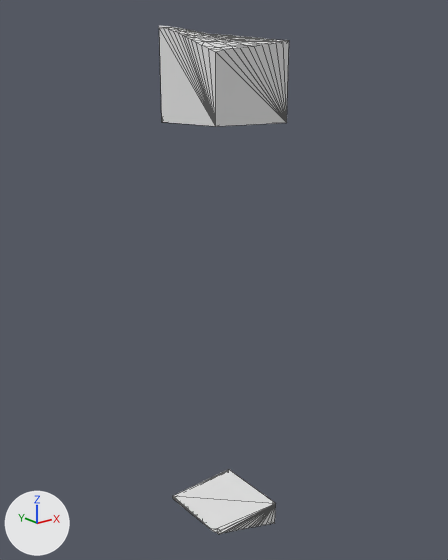
An edit to the glTF model assets/terrain/surface_pieces/surf_8_32.glb, drawn before and after from the same camera.
One viewpoint serves both versions: a camera (50 mm lens) standing at (-90.02, -80.7, -28.02) and looking at (-67.18, -52.15, -39.44). Arrows for +X, +Y and +Z are at lower left; the lights stay in place. The older version comes first. Mesh edges are drawn as thin lines on the coarser meshes. Where no turn or scale is listed for an object, it has been applied to the vertices.

Before the edit, the objects in view are built like this:
```python
me_layer_1 = bpy.data.meshes.new('layer_1')
me_layer_1.from_pydata(...)  # 87 vertices, 169 faces; spans x -70.0..-65.0, y -55.0..-50.0, z -30.0..-25.0
me_layer_7 = bpy.data.meshes.new('layer_7')
me_layer_7.from_pydata(...)  # 95 vertices, 186 faces; spans x -70.0..-65.0, y -55.0..-50.0, z -57.01..-55.0
ob_layer_1 = bpy.data.objects.new('layer_1', me_layer_1)
ob_layer_1.location = (0.0, 0.0, 0.0)
ob_layer_7 = bpy.data.objects.new('layer_7', me_layer_7)
ob_layer_7.location = (0.0, 0.0, 0.0)
```
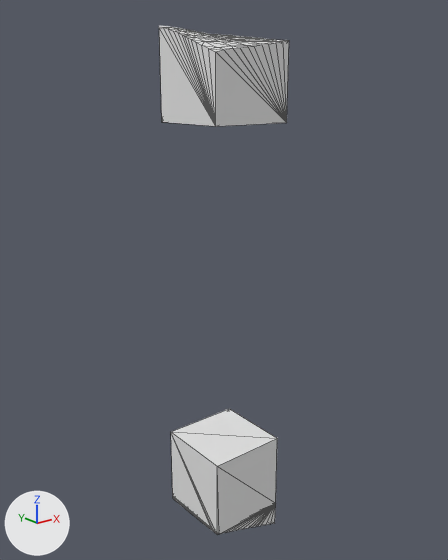
Boxes (x1, y1, x2, y2) around the edits, measured in the pictures (448 x 560 px):
'layer_6', added
    after: (171, 409, 277, 535)
'layer_7', unchanged, covered by the edit
    before: (173, 469, 276, 534)
    after: (173, 497, 276, 534)

What changed in the scene script:
```text
Add me_layer_6:
    me_layer_6.from_pydata(...)  # 19 vertices, 32 faces; spans x -70.0..-65.0, y -55.0..-50.0, z -55.0..-50.0
Add ob_layer_6:
    ob_layer_6 = bpy.data.objects.new('layer_6', me_layer_6)
    ob_layer_6.location = (0.0, 0.0, 0.0)
```
